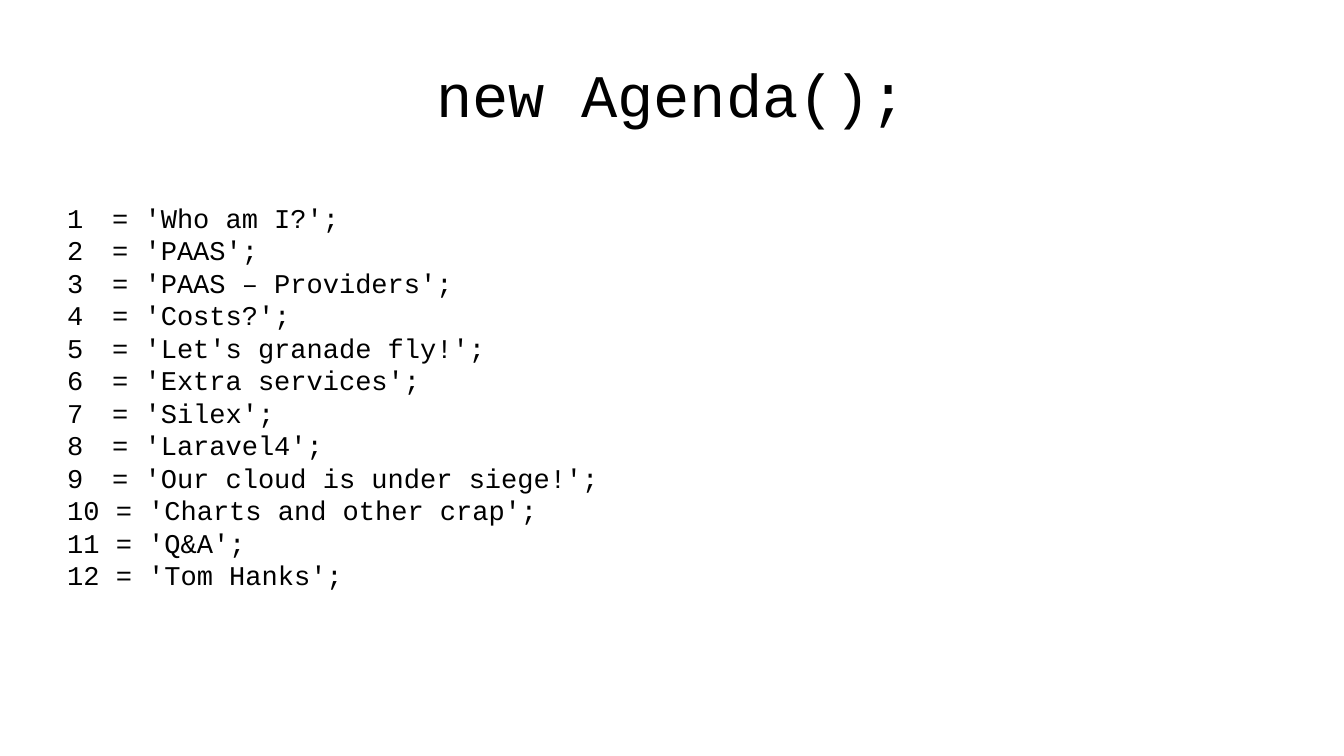
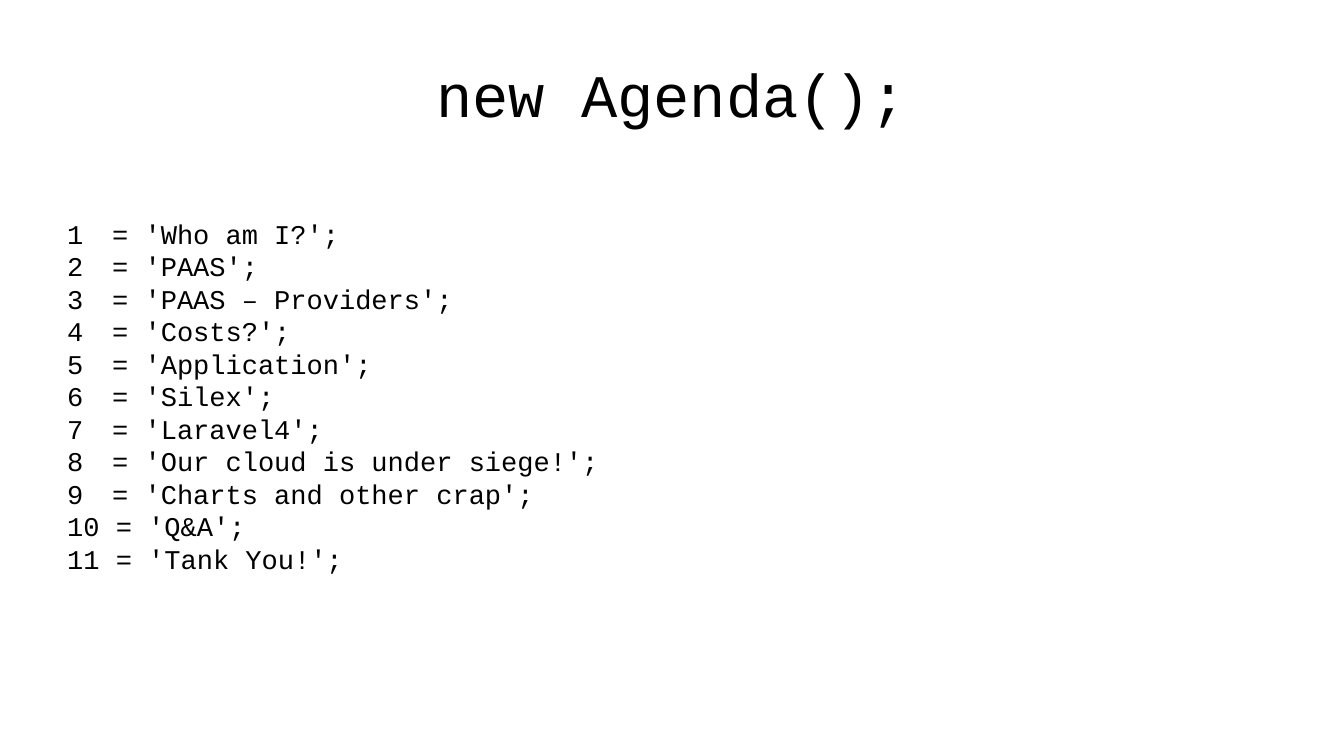
Before and after one commit to emgiezet/meetphp-8, a slide deck: slide 3 of presentation/presentation.odp. Drawn at 1344x756 pixels with LibreOffice and Linux fonts; fonts in the diff are those of the drawing; background and template pictures are left out. Boxes give left, top, right and bottom in pixels: in the first picture for what was removed or moved away, otherwise in the second. Text is boxed around its words. In the diff, an @@ line names an element or a change of style, - is before the commit and + after.

```diff
--- a/presentation/presentation.odp
+++ b/presentation/presentation.odp
@@ subtitle at (145,355,372,380): text changed @@
-5 = 'Let's granade fly!';
-6 = 'Extra services';
+5 = 'Application';
@@ subtitle at (148,550,342,574): text changed @@
-12 = 'Tom Hanks';
+11 = 'Tank You!';
```
Also in this commit, not shown: 7 other slides changed, 8 slides added, 3 slides removed, 7 other files.
